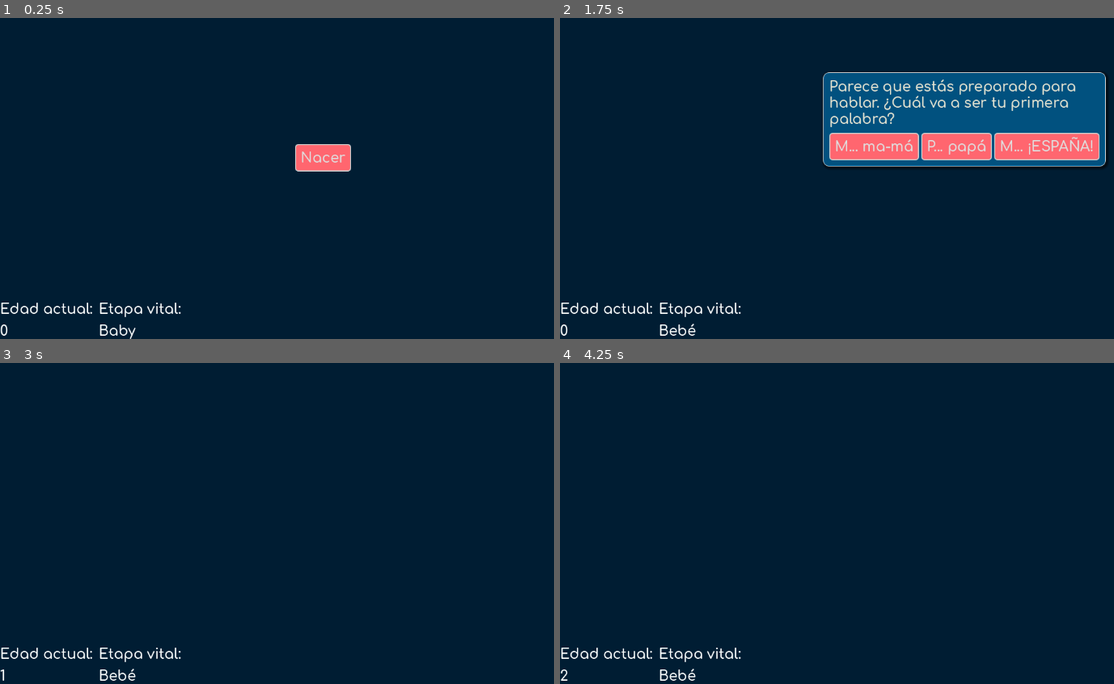
Above: before the commit, frames 1-4 (two rows, left to right).
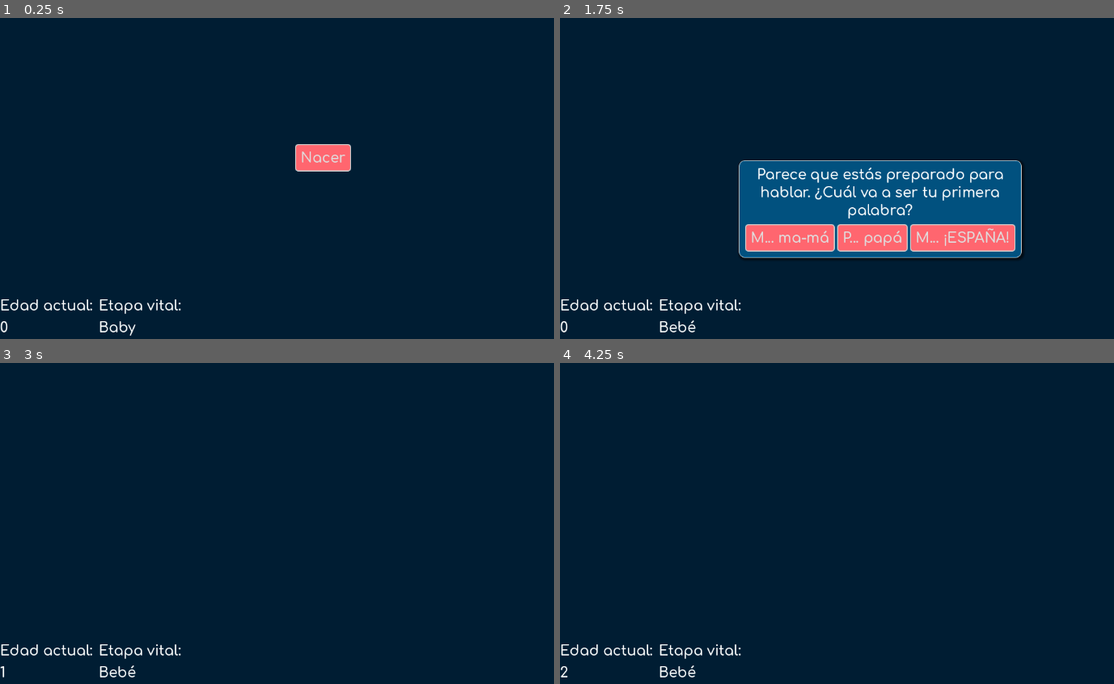
Above: after the commit, the same moments.

Repository: rothiotome/nico-tuvo-una-buena-vida
Game: Godot game, scene res://scenes/world.tscn
The game is run twice, just before and just after one commit, with the same random seed, the same clock (stepped at 60 frames per second) and the same inputs.
Inputs (mouse positions are in pixels of both pictures, inside the frame that each line leads up to):
- Up to frame 1 (0.25 s): no input
- Up to frame 2 (1.75 s): click "Nacer" at 0.5 s; tap Enter at 1.25 s; move the mouse to (1025, 139) at 1.27 s; click (1025, 139) at 1.42 s
- Up to frame 3 (3 s): click "M... ma-má" at 2 s; drag from (193, 520) to (288, 574) at 2.77 s
- Up to frame 4 (4.25 s): tap Space at 3.5 s; move the mouse to (947, 423) at 3.52 s; click (947, 423) at 3.67 s

The runs differ from the first frame. In frame 1, 0.8% of the frame differs, in the area x 0-33%, y 87-100%; in frame 2, 31%, in the area x 0-99%, y 16-99%; in frame 3, 0.8%; in frame 4, 0.8%.

Commit message:
fix stuff I can't remember

Diff:
--- a/data/life_events.json
+++ b/data/life_events.json
@@ -16,7 +16,7 @@
                     "TALK": 1,
                     "PREFERENCE_MOM": 1,
                     "PREFERENCE_DAD": -1,
-                    "LOG": "Tu primera palabra fue mamá a los %d años. "
+                    "LOG": "Tu primera palabra fue mamá a los %d años"
                 }
             },
             {
@@ -26,7 +26,8 @@
                     "TALK": 1,
                     "PREFERENCE_MOM": -1,
                     "PREFERENCE_DAD": 1,
-                    "LOG": "Tu primera palabra fue papá a los %d años. "
+
+                    "LOG": "Tu primera palabra fue papá a los %d años"
                 }
             },
             {
@@ -37,7 +38,7 @@
                     "PREFERENCE_MOM": -1,
                     "PREFERENCE_DAD": -1,
                     "PREFERENCE_SPAIN": 10,
-                    "LOG": "Tu primera palabra fue ESPAÑA a los %d años. "
+                    "LOG": "Tu primera palabra fue ESPAÑA a los %d años"
                 }
             }
         ]
@@ -61,7 +62,7 @@
                 "effects": {
                     "NERD": 10,
                     "LOVE": -10,
-                    "LOG": "Aún recuerdas el día que conseguiste subir a platino aquél 14 de Febrero a los %d años. "
+                    "LOG": "Aún recuerdas el día que conseguiste subir a platino aquél 14 de Febrero a los %d años"
                 }
             },
             {
@@ -70,8 +71,8 @@
                 "effects": {
                     "BOYFRIEND": 1,
                     "LOVE": 1,
-                    "PARTNER": "Carlos",
-                    "LOG": "Aún recuerdas el día tan romántico que pasaste con Carlos a los %d años. "
+                    "PARTNER": "Tu novio Carlos",
+                    "LOG": "Aún recuerdas el día tan romántico que pasaste con Carlos a los %d años"
                 }
             },
             {
@@ -80,8 +81,8 @@
                 "effects": {
                     "GIRLFRIEND": 1,
                     "LOVE": 1,
-                    "PARTNER": "María",
-                    "LOG": "Aún recuerdas el día tan romántico que pasaste con María a los %d años. "
+                    "PARTNER": "Tu novia María",
+                    "LOG": "Aún recuerdas el día tan romántico que pasaste con María a los %d años"
                 }
             }
         ]
@@ -99,16 +100,16 @@
                 "text": "Una moto",
                 "required": {},
                 "effects": {
-                    "MOTO": 1,
-                    "LOG": "Te regalaron una moto a los %d años. "
-                }
-            },
-            {
-                "text": "Una cámara para hacer streams",
-                "required": {},
-                "effects": {
-                    "STREAMER": 1,
-                    "LOG": "Comenzaste a hacer streams a los %d años. "
+                    "MOTO": "Una moto",
+                    "LOG": "Te regalaron una moto a los %d años"
+                }
+            },
+            {
+                "text": "Un kit de dibujo",
+                "required": {},
+                "effects": {
+                    "PAINT": "Un Kit de dibujo",
+                    "LOG": "Te regalaron un kit de dibujo a los %d años"
                 }
             },
             {
@@ -118,9 +119,102 @@
                 },
                 "effects": {
                     "PREFERENCE_SPAIN": 10,
+                    "SPAIN_FLAG": "Una bandera de ESPAÑA",
                     "LOG": "Decoraste tu habitación con una bandera de ESPAÑA a los %d años"
                 }
             }
         ]
+    },
+    {
+        "text": "Te ofrecen un cigarro",
+        "stages": [
+            "Adolescente", "Joven Adulto"
+        ],
+        "yearly_chance": 10,
+        "required": {},
+        "duration": 3,
+        "options": [
+            {
+                "text": "Aceptas",
+                "required": {},
+                "effects": {
+                    "FUMADOR": "Dependencia a la nicotina",
+                    "HEALTH": -10,
+                    "LOG": "A los %d años, empezaste a fumar para fardar delante de tus compañeras"
+                }
+            },
+            {
+                "text": "Rechazas",
+                "required": {},
+                "effects": {
+                    "HEALTH": 10
+                }
+            }
+        ]
+    },
+    {
+        "text": "El médico te dice que deberías dejar de fumar",
+        "stages": [
+            "Joven Adulto", "Adulto", "Anciano"
+        ],
+        "yearly_chance": 5,
+        "required": {"FUMADOR": 1},
+        "duration": 4,
+        "options": [
+            {
+                "text": "Dejar de fumar",
+                "required": {},
+                "effects": {
+                    "FUMADOR": false,
+                    "HEALTH": 5,
+                    "LOG": "Dejaste de fumar a los %d años por recomendación de tu médico"
+                }
+            },
+            {
+                "text": "Te niegas",
+                "required": {},
+                "effects": {
+                    "HEALTH": -10
+                }
+            }
+        ]
+    },
+    {
+        "text": "Recibes un mensaje: \"tenemos que hablar\"",
+        "stages": [
+            "Joven Adulto"
+        ],
+        "yearly_chance": 10,
+        "required": {"PARTNER": 1},
+        "duration": 4,
+        "options": [
+            {
+                "text": "Ignorar el mensaje",
+                "required": {},
+                "effects": {
+                    "PARTNER": false,
+                    "LOG": "Tu primer romance terminó a los %d años después de ignorar su mensaje de movil. Nunca volviste a tener contacto"
+                }
+            },
+            {
+                "text": "Hablar las cosas",
+                "required": {},
+                "effects": {
+                    "LOG": "Aunque tuviste problemas con tu pareja alrededor de los %d años, conseguiste arreglar las cosas"
+                }
+            },
+            {
+                "text": "Responder con una bandera de ESPAÑA",
+                "required": {
+                    "PREFERENCE_SPAIN": 10
+                },
+                "effects": {
+                    "PREFERENCE_SPAIN": 10,
+                    "PARTNER": false,
+                    "LOG": "Tu pasión por ESPAÑA hizo que tu pareja te dejara a los %d años. Aún no entiendes qué hiciste mal"
+                }
+            }
+        ]
     }
+
 ]
--- /dev/null
+++ b/nodes/item.tscn
@@ -0,0 +1,24 @@
+[gd_scene load_steps=5 format=3 uid="uid://dgx3gexldg4wu"]
+
+[ext_resource type="Theme" uid="uid://d1b4h4itqfdyx" path="res://themes/main.tres" id="1_0va6p"]
+[ext_resource type="StyleBox" uid="uid://w6fmmbjv8ish" path="res://themes/panel_bg.tres" id="2_tfptc"]
+[ext_resource type="Script" path="res://scripts/item_popup.gd" id="3_a4xii"]
+[ext_resource type="PackedScene" uid="uid://c5fe7nbccne0l" path="res://nodes/message.tscn" id="5_pllu2"]
+
+[node name="Panel" type="PanelContainer"]
+offset_left = 555.0
+offset_top = 367.0
+offset_right = 714.0
+offset_bottom = 448.0
+theme = ExtResource("1_0va6p")
+theme_override_styles/panel = ExtResource("2_tfptc")
+script = ExtResource("3_a4xii")
+message_node = ExtResource("5_pllu2")
+
+[node name="MarginContainer" type="MarginContainer" parent="."]
+layout_mode = 2
+mouse_filter = 2
+
+[node name="Window" type="VBoxContainer" parent="MarginContainer"]
+layout_mode = 2
+mouse_filter = 2
--- a/nodes/message.tscn
+++ b/nodes/message.tscn
@@ -1,7 +1,7 @@
 [gd_scene format=3 uid="uid://c5fe7nbccne0l"]
 
-[node name="Message" type="RichTextLabel"]
+[node name="Message" type="Label"]
 size_flags_vertical = 3
-mouse_filter = 2
-bbcode_enabled = true
-fit_content = true
+horizontal_alignment = 1
+vertical_alignment = 1
+autowrap_mode = 3
--- a/nodes/panel.tscn
+++ b/nodes/panel.tscn
@@ -2,11 +2,11 @@
 
 [ext_resource type="Theme" uid="uid://d1b4h4itqfdyx" path="res://themes/main.tres" id="1_s2juf"]
 [ext_resource type="StyleBox" uid="uid://w6fmmbjv8ish" path="res://themes/panel_bg.tres" id="2_77qdg"]
-[ext_resource type="Script" path="res://scripts/event-popup.gd" id="2_ma3jy"]
-[ext_resource type="PackedScene" uid="uid://doxyu1xivtj0m" path="res://nodes/progress_bar.tscn" id="3_6v0ta"]
-[ext_resource type="PackedScene" uid="uid://c5fe7nbccne0l" path="res://nodes/message.tscn" id="4_6t0xl"]
-[ext_resource type="PackedScene" uid="uid://c4j84kqwu1m6g" path="res://nodes/option.tscn" id="5_0x0sn"]
-[ext_resource type="PackedScene" uid="uid://bptkncvt67dld" path="res://nodes/options.tscn" id="5_uhisx"]
+[ext_resource type="Script" path="res://scripts/event_popup.gd" id="3_6n8ei"]
+[ext_resource type="PackedScene" uid="uid://doxyu1xivtj0m" path="res://nodes/progress_bar.tscn" id="4_abnkb"]
+[ext_resource type="PackedScene" uid="uid://bptkncvt67dld" path="res://nodes/options.tscn" id="5_6ky6h"]
+[ext_resource type="PackedScene" uid="uid://c4j84kqwu1m6g" path="res://nodes/option.tscn" id="6_nkry5"]
+[ext_resource type="PackedScene" uid="uid://c5fe7nbccne0l" path="res://nodes/message.tscn" id="7_001hl"]
 
 [node name="Panel" type="PanelContainer"]
 offset_left = 555.0
@@ -15,11 +15,11 @@
 offset_bottom = 448.0
 theme = ExtResource("1_s2juf")
 theme_override_styles/panel = ExtResource("2_77qdg")
-script = ExtResource("2_ma3jy")
-progress_bar_node = ExtResource("3_6v0ta")
-message_node = ExtResource("4_6t0xl")
-options_node = ExtResource("5_uhisx")
-option_node = ExtResource("5_0x0sn")
+script = ExtResource("3_6n8ei")
+progress_bar_node = ExtResource("4_abnkb")
+options_node = ExtResource("5_6ky6h")
+option_node = ExtResource("6_nkry5")
+message_node = ExtResource("7_001hl")
 
 [node name="MarginContainer" type="MarginContainer" parent="."]
 layout_mode = 2
--- a/scenes/world.tscn
+++ b/scenes/world.tscn
@@ -1,8 +1,9 @@
-[gd_scene load_steps=4 format=3 uid="uid://jef78uqqfacu"]
+[gd_scene load_steps=5 format=3 uid="uid://jef78uqqfacu"]
 
 [ext_resource type="Theme" uid="uid://d1b4h4itqfdyx" path="res://themes/main.tres" id="1_ahxfr"]
 [ext_resource type="Script" path="res://scripts/life.gd" id="2_uwmuu"]
 [ext_resource type="PackedScene" uid="uid://cdpxj2mwr38iq" path="res://nodes/panel.tscn" id="3_lbdxp"]
+[ext_resource type="PackedScene" uid="uid://dgx3gexldg4wu" path="res://nodes/item.tscn" id="4_do3nv"]
 
 [node name="world" type="Control"]
 layout_mode = 3
@@ -13,6 +14,43 @@
 grow_vertical = 2
 theme = ExtResource("1_ahxfr")
 
+[node name="HBoxContainer" type="HBoxContainer" parent="."]
+layout_mode = 1
+anchors_preset = 12
+anchor_top = 1.0
+anchor_right = 1.0
+anchor_bottom = 1.0
+offset_top = -74.0
+grow_horizontal = 2
+grow_vertical = 0
+mouse_filter = 2
+
+[node name="VBoxContainer" type="VBoxContainer" parent="HBoxContainer"]
+layout_mode = 2
+mouse_filter = 2
+
+[node name="CurrentAge" type="Label" parent="HBoxContainer/VBoxContainer"]
+layout_mode = 2
+text = "Edad actual: "
+
+[node name="AgeLabel" type="Label" parent="HBoxContainer/VBoxContainer"]
+unique_name_in_owner = true
+layout_mode = 2
+text = "0"
+
+[node name="VBoxContainer2" type="VBoxContainer" parent="HBoxContainer"]
+layout_mode = 2
+mouse_filter = 2
+
+[node name="Current Life Stage" type="Label" parent="HBoxContainer/VBoxContainer2"]
+layout_mode = 2
+text = "Etapa vital: "
+
+[node name="StageLabel" type="Label" parent="HBoxContainer/VBoxContainer2"]
+unique_name_in_owner = true
+layout_mode = 2
+text = "Baby"
+
 [node name="life" type="Control" parent="."]
 layout_mode = 1
 anchors_preset = 15
@@ -21,7 +59,8 @@
 grow_horizontal = 2
 grow_vertical = 2
 script = ExtResource("2_uwmuu")
-popup_panel_node = ExtResource("3_lbdxp")
+popup_event_node = ExtResource("3_lbdxp")
+popup_item_node = ExtResource("4_do3nv")
 
 [node name="Born" type="Button" parent="life"]
 layout_mode = 1
@@ -41,39 +80,6 @@
 [node name="YearTimer" type="Timer" parent="life"]
 unique_name_in_owner = true
 
-[node name="HBoxContainer" type="HBoxContainer" parent="."]
-layout_mode = 1
-anchors_preset = 12
-anchor_top = 1.0
-anchor_right = 1.0
-anchor_bottom = 1.0
-grow_horizontal = 2
-grow_vertical = 0
-
-[node name="VBoxContainer" type="VBoxContainer" parent="HBoxContainer"]
-layout_mode = 2
-
-[node name="CurrentAge" type="Label" parent="HBoxContainer/VBoxContainer"]
-layout_mode = 2
-text = "Edad actual: "
-
-[node name="AgeLabel" type="Label" parent="HBoxContainer/VBoxContainer"]
-unique_name_in_owner = true
-layout_mode = 2
-text = "0"
-
-[node name="VBoxContainer2" type="VBoxContainer" parent="HBoxContainer"]
-layout_mode = 2
-
-[node name="Current Life Stage" type="Label" parent="HBoxContainer/VBoxContainer2"]
-layout_mode = 2
-text = "Etapa vital: "
-
-[node name="StageLabel" type="Label" parent="HBoxContainer/VBoxContainer2"]
-unique_name_in_owner = true
-layout_mode = 2
-text = "Baby"
-
 [connection signal="pressed" from="life/Born" to="life" method="start_life"]
 [connection signal="pressed" from="life/Born" to="life/Born" method="queue_free"]
 [connection signal="timeout" from="life/YearTimer" to="life" method="_on_year_timeout"]
--- a/scripts/Timmy.gd
+++ b/scripts/Timmy.gd
@@ -1,8 +1,9 @@
 extends Node
 
 var current_stage: String
+var current_age: int
 
-var life_log: String
+var life_log: PackedStringArray
 
 var effects: Dictionary
 
@@ -12,9 +13,9 @@
 
 var life_events: Array
 
-var popup_panel_node = preload("res://nodes/panel.tscn")
-
 signal fire_event(event: Dictionary)
+signal add_item(id: String, desc: String)
+signal remove_item(id: String)
 
 func _ready():
 	life_events = load_events_from_file(events_file)
@@ -34,8 +35,9 @@
 	else:
 		print("An error occurred when trying to open the file %s" % file_path)
 
-func birthday(new_stage: String, _current_age: int):
+func birthday(new_stage: String, new_age: int):
 	current_stage = new_stage
+	current_age = new_age
 	for event in life_events as Array:
 		if !event["stages"].has(current_stage): continue
 		if !has_required(event["required"]): continue
@@ -49,16 +51,36 @@
 		return
 
 func has_required(required_effects: Dictionary) -> bool:
+
 	for req in required_effects:
-		var effect = effects.get(req)
-		if effect == null: return false
-		if effects[req] < required_effects[req]: return false
+		if !effects.has(req): return false
+		if effects[req] is float and effects[req] < required_effects[req]: return false
 	return true
 
 func on_response(button_pressed: Button):
-	print(button_pressed.text)
 	for effect in button_pressed.get_meta_list():
-		if effects.has(effect) and effects[effect] is int:
-			effects[effect] = effects[effect] + button_pressed.get_meta(effect)
+		var value = button_pressed.get_meta(effect)
+		if value is float:
+			if effects.has(effect):
+				effects[effect] = effects[effect] + value
+			else:
+				effects[effect] = value
 		else:
-			effects[effect] = button_pressed.get_meta(effect)
+			if effect != "LOG":
+				effects[effect] = value
+				if value is bool:
+					clear_item(effect)
+				else:
+					store_item(effect, value)
+			else: life_log.append(value % current_age)
+
+func store_item(id: String, desc: String):
+	add_item.emit(id, desc)
+
+func clear_item(id: String):
+	effects.erase(id)
+	remove_item.emit(id)
+
+func life_expectancy_reached():
+	life_log.append("Y moriste a la edad de %d años" % current_age)
+	print(". ".join(life_log))
--- /dev/null
+++ b/scripts/base_popup.gd
@@ -0,0 +1,34 @@
+extends PanelContainer
+
+class_name BasePopup
+
+@export var message_node: PackedScene
+
+var dragging: bool
+var offset: Vector2
+
+func initialize(settings: Variant):
+	pass
+
+func _gui_input(event):
+	if event is InputEventMouseButton:
+		if event.button_index == MOUSE_BUTTON_LEFT:
+			if event.pressed:
+				if get_viewport_rect().has_point(event.global_position):
+					grab_focus()
+					top_level = true
+					offset = event.global_position - position
+					dragging = true
+					move_to_front()
+			else:
+				move_to_front()
+				top_level = false
+				release_focus()
+				dragging = false
+
+	elif event is InputEventMouseMotion:
+		if dragging:
+			var new_position = event.global_position - offset
+			new_position.x = clamp(new_position.x, 0, get_viewport_rect().size.x - size.x)
+			new_position.y = clamp(new_position.y, 0, get_viewport_rect().size.y - size.y)
+			position = new_position
--- a/scripts/event-popup.gd
+++ b/scripts/event_popup.gd
@@ -1,9 +1,8 @@
-extends PanelContainer
+extends BasePopup
 
 class_name EventPopup
 
 @export var progress_bar_node: PackedScene
-@export var message_node: PackedScene
 @export var options_node: PackedScene
 @export var option_node: PackedScene
 
@@ -11,15 +10,12 @@
 
 var event: Dictionary
 
-var dragging: bool
-var offset: Vector2
-
-func initialize(new_event: Dictionary):
+func initialize(new_event):
 	event = new_event
 
 func _ready():
-	var message = message_node.instantiate() as RichTextLabel
-	message.add_text(event["text"])
+	var message = message_node.instantiate() as Label
+	message.text = (event["text"])
 	window.add_child(message)
 
 	if !event["options"].is_empty():
@@ -39,28 +35,5 @@
 		window.add_child(progress_bar)
 		progress_bar.initialize(event["duration"]).connect(on_timeout)
 
-func _gui_input(event):
-	if event is InputEventMouseButton:
-		if event.button_index == MOUSE_BUTTON_LEFT:
-			if event.pressed:
-				if get_viewport_rect().has_point(event.global_position):
-					grab_focus()
-					top_level = true
-					offset = event.global_position - position
-					dragging = true
-					move_to_front()
-			else:
-				move_to_front()
-				top_level = false
-				release_focus()
-				dragging = false
-
-	elif event is InputEventMouseMotion:
-		if dragging:
-			var new_position = event.global_position - offset
-			new_position.x = clamp(new_position.x, 0, get_viewport_rect().size.x - size.x)
-			new_position.y = clamp(new_position.y, 0, get_viewport_rect().size.y - size.y)
-			position = new_position
-
 func on_timeout():
 	queue_free()
--- /dev/null
+++ b/scripts/item_popup.gd
@@ -0,0 +1,16 @@
+extends BasePopup
+
+class_name ItemPopup
+
+var item
+
+@onready var window = $MarginContainer/Window
+
+func initialize(new_item):
+	item = new_item
+
+func _ready():
+	var message = message_node.instantiate() as Label
+
+	message.text = item
+	window.add_child(message)
--- a/scripts/life.gd
+++ b/scripts/life.gd
@@ -4,7 +4,8 @@
 @export var year_duration: float = 1
 var current_age:int = -1
 
-@export var popup_panel_node: PackedScene
+@export var popup_event_node: PackedScene
+@export var popup_item_node: PackedScene
 
 var life_stages_order = ["Bebé", "Niño", "Adolescente", "Joven Adulto", "Adulto", "Anciano"]
 
@@ -21,17 +22,24 @@
 @onready var age_label: Label = %AgeLabel
 @onready var stage_label: Label = %StageLabel
 
+var inventory: Dictionary = {}
+
 func start_life():
 	print("¡Has nacido!")
 	year_timer.start(year_duration)
 	Timmy.fire_event.connect(fire_event)
+	Timmy.add_item.connect(add_item)
+	Timmy.remove_item.connect(remove_item)
 
 func on_max_life_expectancy_reached():
-	pass
+	Timmy.life_expectancy_reached()
 
 func _on_year_timeout():
 	new_year()
 	print("Ha pasado un año. Edad %d" % current_age)
+	if current_age >= life_expectancy:
+		year_timer.stop()
+		on_max_life_expectancy_reached()
 
 func new_year():
 	current_age = current_age + 1
@@ -60,14 +68,28 @@
 	return result
 
 func fire_event(event: Dictionary):
-	var panel = popup_panel_node.instantiate() as EventPopup
+	var panel = popup_event_node.instantiate() as EventPopup
 	panel.initialize(event)
-	add_child(panel)
+	add_and_move_child(panel)
+
+
+func add_item(id: String, desc: String):
+	var item = popup_item_node.instantiate() as ItemPopup
+	item.initialize(desc)
+	inventory[id] = item
+	add_and_move_child(item)
+
+func remove_item(id: String):
+	inventory[id].queue_free()
+	inventory.erase(id)
+
+func add_and_move_child(node: BasePopup):
+	add_child(node)
 	await get_tree().process_frame
-	var panel_size = panel.get_size()
+	var node_size = node.get_size()
 	var screen_size = get_viewport().get_visible_rect().size
 	randomize()
 	var random_position = Vector2(
-		floorf(randi_range(0, screen_size.x - panel_size.x)),
-		floorf(randi_range(0, screen_size.y - panel_size.y)))
-	panel.set_position(random_position)
+		floorf(randi_range(0, screen_size.x - node_size.x)),
+		floorf(randi_range(0, screen_size.y - node_size.y)))
+	node.set_position(random_position)
--- /dev/null
+++ b/themes/item_bg.tres
@@ -0,0 +1,18 @@
+[gd_resource type="StyleBoxFlat" format=3 uid="uid://c1h2712vn43qy"]
+
+[resource]
+content_margin_left = 20.0
+content_margin_top = 20.0
+content_margin_right = 20.0
+content_margin_bottom = 20.0
+bg_color = Color(1, 0.4, 0.435294, 0.619608)
+border_width_left = 1
+border_width_top = 1
+border_width_right = 1
+border_width_bottom = 1
+corner_radius_top_left = 5
+corner_radius_top_right = 90
+corner_radius_bottom_right = 5
+corner_radius_bottom_left = 90
+shadow_size = 5
+shadow_offset = Vector2(2, 2)
